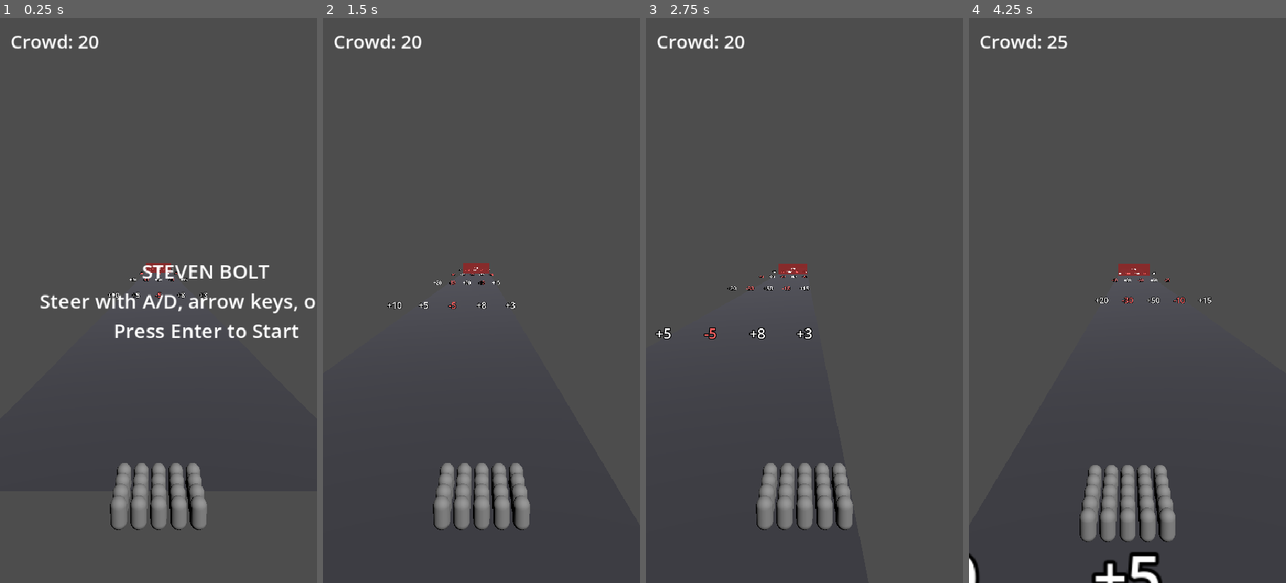
Above: before the commit, frames 1-4 (left to right).
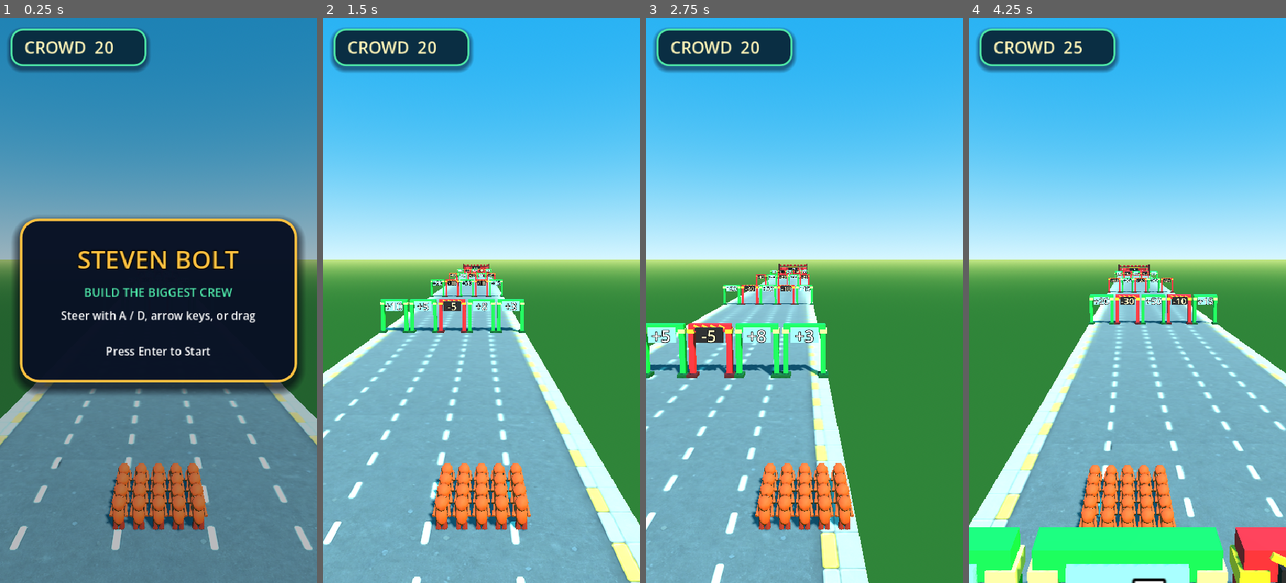
Above: after the commit, the same moments.

Repository: hobsojam/steven-bolt
Game: Godot game, scene res://scenes/main.tscn
Two runs of this game, one before a commit and one after it. Both use one fixed random seed, a clock stepped at 60 frames per second and the inputs below.
Inputs (mouse positions are in pixels of both pictures, inside the frame that each line leads up to):
- Up to frame 1 (0.25 s): no input
- Up to frame 2 (1.5 s): tap Enter (ui_accept) at 0.5, 0.77 s; move the mouse to (551, 272) at 0.52 s; hold Right (lane_right) 0.53-1.25 s; click (551, 272) at 0.67 s; drag from (418, 328) to (465, 413) at 1.27 s
- Up to frame 3 (2.75 s): move the mouse to (836, 176) at 2.02 s; hold Right (lane_right) from 2.03 s (still down); click (836, 176) at 2.17 s
- Up to frame 4 (4.25 s): release Right (lane_right) at 2.75 s; drag from (1111, 413) to (1032, 215) at 2.77 s; move the mouse to (1222, 385) at 3.52 s; hold Left (lane_left) from 3.53 s (still down); click (1222, 385) at 3.67 s; tap Enter (ui_accept) at 3.77 s

The runs differ from the first frame. In frame 1, 99% of the frame differs, in the area x 0-100%, y 0-100%; in frame 2, 100%; in frame 3, 100%; in frame 4, 100%.

Commit message:
Integrate real art assets, generated and wired in by Codex per ART_SPEC.md
Replaces the placeholder primitive geometry with the assets Codex
produced from ART_SPEC.md's brief:

- tools/generate_art_assets.gd procedurally builds each model (crowd
  unit, positive/negative gate, toll wall) from Godot primitives via
  SurfaceTool and exports real glTF .glb files through the built-in
  GLTFDocument API - no external DCC tool or addon involved, matching
  this project's "no addons" convention while still delivering actual
  model files. Bounding boxes land on spec: crowd unit ~1m tall with
  feet at local y=0 (scaling around that origin keeps it grounded at
  every crowd_unit_scale() level, so crowd_visual.gd no longer needs
  the manual y-offset grounding hack), toll wall exactly
  CROWD_MAX_WIDTH + 2.0 wide, gates sized to fit one lane. The
  material helper also fixes a real correctness issue: StandardMaterial3D
  albedo is linear-space, so authored sRGB hex colors go through
  srgb_to_linear() before assignment.
- assets/textures/road_texture.png: a tileable road surface (curbs,
  dashed lane markers) applied to the track's material with
  uv1_scale = (1, 22.5, 1) - 180m track length / 8m width, so tiles
  stay roughly square.
- A WorldEnvironment with a ProceduralSkyMaterial (the zero-asset sky
  option from ART_SPEC.md) replaces the previous empty clear-color
  background.
- assets/themes/game_theme.tres (a Theme resource built on bundled
  SystemFont fallbacks, no font file dependency) plus a reworked HUD:
  panel backgrounds, a dim screen tint behind the start/end overlays,
  and outlined gate/toll-wall number labels for contrast against their
  new backgrounds.

My own cleanup on top: dropped RunRules.CROWD_UNIT_HALF_HEIGHT and the
now-unused RunRules import in toll_wall.gd, both dead now that grounding
is handled by the model's own origin. Verified end to end: reimport,
gdlint, per-script syntax check, tests/run_tests.gd (all 21 passing
unchanged - none of this touched the pure math), and a full headless
smoke run through the level with no errors.

Note: I can't visually render here, so this still needs an in-editor
look to confirm framing/readability/color read as intended.

Diff:
--- /dev/null
+++ b/assets/themes/game_theme.tres
@@ -0,0 +1,15 @@
+[gd_resource type="Theme" load_steps=2 format=3]
+
+[sub_resource type="SystemFont" id="SystemFont_ui"]
+font_names = PackedStringArray("Arial Rounded MT Bold", "Trebuchet MS", "Arial", "sans-serif")
+font_weight = 700
+
+[resource]
+default_font = SubResource("SystemFont_ui")
+default_font_size = 20
+Label/colors/font_color = Color(1, 0.984314, 0.909804, 1)
+Label/colors/font_outline_color = Color(0.0470588, 0.0705882, 0.145098, 0.95)
+Label/colors/font_shadow_color = Color(0.0196078, 0.027451, 0.0705882, 0.72)
+Label/constants/outline_size = 3
+Label/constants/shadow_offset_x = 2
+Label/constants/shadow_offset_y = 3
--- a/scenes/main.tscn
+++ b/scenes/main.tscn
@@ -1,34 +1,83 @@
-[gd_scene load_steps=10 format=3 uid="uid://c0n0scaffold01"]
+[gd_scene load_steps=16 format=3 uid="uid://c0n0scaffold01"]
 
 [ext_resource type="Script" path="res://scripts/run_controller.gd" id="1_run"]
 [ext_resource type="Script" path="res://scripts/crowd_controller.gd" id="2_crowd"]
 [ext_resource type="Script" path="res://scripts/chase_camera.gd" id="3_cam"]
 [ext_resource type="Script" path="res://scripts/game_hud.gd" id="4_hud"]
 [ext_resource type="Script" path="res://scripts/crowd_visual.gd" id="5_visual"]
+[ext_resource type="Texture2D" path="res://assets/textures/road_texture.png" id="6_road"]
+[ext_resource type="Theme" path="res://assets/themes/game_theme.tres" id="7_theme"]
 
 [sub_resource type="PlaneMesh" id="PlaneMesh_track"]
 size = Vector2(8, 180)
 
 [sub_resource type="StandardMaterial3D" id="StandardMaterial3D_track"]
-albedo_color = Color(0.25, 0.25, 0.28, 1)
-
-[sub_resource type="CapsuleMesh" id="CapsuleMesh_unit"]
-radius = 0.25
-height = 1.0
-
-[sub_resource type="StandardMaterial3D" id="StandardMaterial3D_crowd"]
-albedo_color = Color(0.95, 0.55, 0.15, 1)
+albedo_texture = ExtResource("6_road")
+roughness = 0.92
+uv1_scale = Vector3(1, 22.5, 1)
 
 [sub_resource type="MultiMesh" id="MultiMesh_crowd"]
 transform_format = 1
 instance_count = 0
-mesh = SubResource("CapsuleMesh_unit")
+
+[sub_resource type="ProceduralSkyMaterial" id="ProceduralSkyMaterial_sunny"]
+sky_top_color = Color(0.105882, 0.537255, 0.898039, 1)
+sky_horizon_color = Color(0.721569, 0.92549, 1, 1)
+ground_bottom_color = Color(0.160784, 0.403922, 0.188235, 1)
+ground_horizon_color = Color(0.639216, 0.823529, 0.411765, 1)
+sun_angle_max = 22.0
+sun_curve = 0.08
+
+[sub_resource type="Sky" id="Sky_sunny"]
+sky_material = SubResource("ProceduralSkyMaterial_sunny")
+
+[sub_resource type="Environment" id="Environment_sunny"]
+background_mode = 2
+sky = SubResource("Sky_sunny")
+ambient_light_source = 3
+ambient_light_color = Color(0.815686, 0.913725, 1, 1)
+ambient_light_energy = 0.48
+reflected_light_source = 2
+tonemap_mode = 2
+
+[sub_resource type="StyleBoxFlat" id="StyleBoxFlat_count"]
+bg_color = Color(0.0352941, 0.168627, 0.243137, 0.94)
+border_width_left = 3
+border_width_top = 3
+border_width_right = 3
+border_width_bottom = 3
+border_color = Color(0.301961, 0.898039, 0.65098, 1)
+corner_radius_top_left = 18
+corner_radius_top_right = 18
+corner_radius_bottom_right = 18
+corner_radius_bottom_left = 18
+shadow_color = Color(0.0196078, 0.0352941, 0.101961, 0.48)
+shadow_size = 7
+shadow_offset = Vector2(0, 4)
+
+[sub_resource type="StyleBoxFlat" id="StyleBoxFlat_overlay"]
+bg_color = Color(0.0352941, 0.0705882, 0.145098, 0.95)
+border_width_left = 4
+border_width_top = 4
+border_width_right = 4
+border_width_bottom = 4
+border_color = Color(1, 0.756863, 0.25098, 1)
+corner_radius_top_left = 28
+corner_radius_top_right = 28
+corner_radius_bottom_right = 28
+corner_radius_bottom_left = 28
+shadow_color = Color(0.0117647, 0.0196078, 0.054902, 0.64)
+shadow_size = 14
+shadow_offset = Vector2(0, 8)
 
 [node name="Main" type="Node3D"]
 script = ExtResource("1_run")
 
+[node name="WorldEnvironment" type="WorldEnvironment" parent="."]
+environment = SubResource("Environment_sunny")
+
 [node name="Track" type="MeshInstance3D" parent="."]
-position = Vector3(0, 0, -90)
+position = Vector3(0, 0, -87)
 mesh = SubResource("PlaneMesh_track")
 surface_material_override/0 = SubResource("StandardMaterial3D_track")
 
@@ -40,7 +89,6 @@
 
 [node name="MultiMeshInstance3D" type="MultiMeshInstance3D" parent="CrowdController/CrowdVisual"]
 multimesh = SubResource("MultiMesh_crowd")
-surface_material_override/0 = SubResource("StandardMaterial3D_crowd")
 
 [node name="ChaseCamera" type="Camera3D" parent="."]
 position = Vector3(0, 4, 6)
@@ -48,47 +96,119 @@
 script = ExtResource("3_cam")
 
 [node name="SunLight" type="DirectionalLight3D" parent="."]
-rotation_degrees = Vector3(-45, 30, 0)
+rotation_degrees = Vector3(-48, 28, 0)
+light_color = Color(1, 0.972549, 0.917647, 1)
+light_energy = 0.86
+shadow_enabled = true
 
 [node name="Hud" type="CanvasLayer" parent="."]
+theme = ExtResource("7_theme")
 script = ExtResource("4_hud")
 
-[node name="CrowdCountLabel" type="Label" parent="Hud"]
+[node name="ScreenTint" type="ColorRect" parent="Hud"]
+anchors_preset = 15
+anchor_right = 1.0
+anchor_bottom = 1.0
+grow_horizontal = 2
+grow_vertical = 2
+mouse_filter = 2
+color = Color(0.0156863, 0.027451, 0.0745098, 0.28)
+
+[node name="CrowdCountPanel" type="PanelContainer" parent="Hud"]
 offset_left = 16.0
 offset_top = 16.0
-offset_right = 240.0
-offset_bottom = 56.0
-theme_override_font_sizes/font_size = 28
-text = "Crowd: 0"
-
-[node name="EndRunLabel" type="Label" parent="Hud"]
+offset_right = 222.0
+offset_bottom = 70.0
+theme_override_styles/panel = SubResource("StyleBoxFlat_count")
+
+[node name="Margin" type="MarginContainer" parent="Hud/CrowdCountPanel"]
+layout_mode = 2
+theme_override_constants/margin_left = 18
+theme_override_constants/margin_top = 8
+theme_override_constants/margin_right = 18
+theme_override_constants/margin_bottom = 8
+
+[node name="CrowdCountLabel" type="Label" parent="Hud/CrowdCountPanel/Margin"]
+layout_mode = 2
+theme_override_colors/font_color = Color(1, 0.956863, 0.721569, 1)
+theme_override_font_sizes/font_size = 25
+text = "CROWD  20"
+vertical_alignment = 1
+
+[node name="StartPanel" type="PanelContainer" parent="Hud"]
+anchors_preset = 8
 anchor_left = 0.5
 anchor_top = 0.5
 anchor_right = 0.5
 anchor_bottom = 0.5
-offset_left = -160.0
-offset_top = -50.0
-offset_right = 160.0
-offset_bottom = 50.0
-theme_override_font_sizes/font_size = 32
-horizontal_alignment = 1
-vertical_alignment = 1
-text = "GAME OVER
-Press Enter to Restart"
+offset_left = -210.0
+offset_top = -124.0
+offset_right = 210.0
+offset_bottom = 124.0
+grow_horizontal = 2
+grow_vertical = 2
+theme_override_styles/panel = SubResource("StyleBoxFlat_overlay")
+
+[node name="Margin" type="MarginContainer" parent="Hud/StartPanel"]
+layout_mode = 2
+theme_override_constants/margin_left = 24
+theme_override_constants/margin_top = 22
+theme_override_constants/margin_right = 24
+theme_override_constants/margin_bottom = 22
+
+[node name="Content" type="VBoxContainer" parent="Hud/StartPanel/Margin"]
+layout_mode = 2
+theme_override_constants/separation = 10
+alignment = 1
+
+[node name="TitleLabel" type="Label" parent="Hud/StartPanel/Margin/Content"]
+layout_mode = 2
+theme_override_colors/font_color = Color(1, 0.756863, 0.25098, 1)
+theme_override_constants/outline_size = 6
+theme_override_font_sizes/font_size = 38
+text = "STEVEN BOLT"
+horizontal_alignment = 1
+
+[node name="TaglineLabel" type="Label" parent="Hud/StartPanel/Margin/Content"]
+layout_mode = 2
+theme_override_colors/font_color = Color(0.301961, 0.898039, 0.65098, 1)
+theme_override_font_sizes/font_size = 18
+text = "BUILD THE BIGGEST CREW"
+horizontal_alignment = 1
+
+[node name="InstructionLabel" type="Label" parent="Hud/StartPanel/Margin/Content"]
+layout_mode = 2
+theme_override_font_sizes/font_size = 17
+text = "Steer with A / D, arrow keys, or drag\n\nPress Enter to Start"
+horizontal_alignment = 1
+
+[node name="EndRunPanel" type="PanelContainer" parent="Hud"]
 visible = false
-
-[node name="StartLabel" type="Label" parent="Hud"]
+anchors_preset = 8
 anchor_left = 0.5
 anchor_top = 0.5
 anchor_right = 0.5
 anchor_bottom = 0.5
-offset_left = -180.0
-offset_top = -70.0
-offset_right = 180.0
-offset_bottom = 70.0
+offset_left = -205.0
+offset_top = -118.0
+offset_right = 205.0
+offset_bottom = 118.0
+grow_horizontal = 2
+grow_vertical = 2
+theme_override_styles/panel = SubResource("StyleBoxFlat_overlay")
+
+[node name="Margin" type="MarginContainer" parent="Hud/EndRunPanel"]
+layout_mode = 2
+theme_override_constants/margin_left = 24
+theme_override_constants/margin_top = 22
+theme_override_constants/margin_right = 24
+theme_override_constants/margin_bottom = 22
+
+[node name="EndRunLabel" type="Label" parent="Hud/EndRunPanel/Margin"]
+layout_mode = 2
+theme_override_colors/font_color = Color(1, 0.756863, 0.25098, 1)
+theme_override_constants/outline_size = 6
 theme_override_font_sizes/font_size = 30
+text = "GAME OVER\n\nPress Enter to Restart"
 horizontal_alignment = 1
 vertical_alignment = 1
-text = "STEVEN BOLT
-Steer with A/D, arrow keys, or drag
-Press Enter to Start"
--- a/scripts/crowd_visual.gd
+++ b/scripts/crowd_visual.gd
@@ -1,11 +1,22 @@
 extends Node3D
 
 const RunRules := preload("res://scripts/run_rules.gd")
+const CrowdUnitModel := preload("res://assets/models/crowd_unit.glb")
 
 var _last_crowd_count: int = -1
 
 @onready var _crowd = get_parent()
 @onready var _multimesh_instance: MultiMeshInstance3D = $MultiMeshInstance3D
+
+
+func _ready() -> void:
+	var model_root := CrowdUnitModel.instantiate()
+	var model_mesh := _find_mesh_instance(model_root)
+	if model_mesh == null:
+		push_error("crowd_unit.glb does not contain a MeshInstance3D")
+	else:
+		_multimesh_instance.multimesh.mesh = model_mesh.mesh
+	model_root.free()
 
 
 func _process(_delta: float) -> void:
@@ -20,10 +31,18 @@
 	var positions: Array[Vector3] = RunRules.crowd_layout(count)
 	var scale: float = RunRules.crowd_unit_scale(count)
 	var basis := Basis().scaled(Vector3.ONE * scale)
-	var y_offset: float = RunRules.CROWD_UNIT_HALF_HEIGHT * scale
 	var mesh: MultiMesh = _multimesh_instance.multimesh
 	mesh.instance_count = positions.size()
 	for i in positions.size():
 		var pos: Vector3 = positions[i]
-		pos.y = y_offset
 		mesh.set_instance_transform(i, Transform3D(basis, pos))
+
+
+func _find_mesh_instance(node: Node) -> MeshInstance3D:
+	if node is MeshInstance3D:
+		return node as MeshInstance3D
+	for child in node.get_children():
+		var result := _find_mesh_instance(child)
+		if result != null:
+			return result
+	return null
--- a/scripts/game_hud.gd
+++ b/scripts/game_hud.gd
@@ -2,19 +2,24 @@
 
 @onready var _crowd = get_node("../CrowdController")
 @onready var _run = get_node("..")
-@onready var _crowd_label: Label = $CrowdCountLabel
-@onready var _end_run_label: Label = $EndRunLabel
-@onready var _start_label: Label = $StartLabel
+@onready var _crowd_label: Label = $CrowdCountPanel/Margin/CrowdCountLabel
+@onready var _end_run_panel: PanelContainer = $EndRunPanel
+@onready var _end_run_label: Label = $EndRunPanel/Margin/EndRunLabel
+@onready var _start_panel: PanelContainer = $StartPanel
+@onready var _screen_tint: ColorRect = $ScreenTint
 
 
 func _process(_delta: float) -> void:
-	_crowd_label.text = "Crowd: %d" % _crowd.crowd_count
-	_start_label.visible = _run.is_start()
+	_crowd_label.text = "CROWD  %d" % _crowd.crowd_count
+	_start_panel.visible = _run.is_start()
 	if _run.is_game_over():
-		_end_run_label.text = "GAME OVER\nPress Enter to Restart"
-		_end_run_label.visible = true
+		_end_run_label.text = "GAME OVER\n\nPress Enter to Restart"
+		_end_run_panel.visible = true
 	elif _run.is_finished():
-		_end_run_label.text = "LEVEL COMPLETE\nCrowd: %d\nPress Enter to Restart" % _crowd.crowd_count
-		_end_run_label.visible = true
+		_end_run_label.text = (
+			"LEVEL COMPLETE!\n\nCROWD  %d\nPress Enter to Restart" % _crowd.crowd_count
+		)
+		_end_run_panel.visible = true
 	else:
-		_end_run_label.visible = false
+		_end_run_panel.visible = false
+	_screen_tint.visible = _start_panel.visible or _end_run_panel.visible
--- a/scripts/gate_row.gd
+++ b/scripts/gate_row.gd
@@ -1,22 +1,35 @@
 extends Node3D
 
 const RunRules := preload("res://scripts/run_rules.gd")
+const PositiveGateModel := preload("res://assets/models/gate_positive.glb")
+const NegativeGateModel := preload("res://assets/models/gate_negative.glb")
 
 
 func setup(entry: Dictionary) -> void:
-	position = Vector3(0.0, 1.5, -entry["distance"])
+	position = Vector3(0.0, 0.0, -entry["distance"])
 	var lanes: Array = entry["lanes"]
 	for lane_index in lanes.size():
 		var lane_data: Dictionary = lanes[lane_index]
+		add_child(_build_gate(lane_index, lane_data))
 		add_child(_build_label(lane_index, lane_data))
+
+
+func _build_gate(lane_index: int, lane_data: Dictionary) -> Node3D:
+	var packed_model: PackedScene = (
+		PositiveGateModel if lane_data["op"] == "+" else NegativeGateModel
+	)
+	var gate := packed_model.instantiate() as Node3D
+	gate.position.x = RunRules.lane_x(lane_index)
+	return gate
 
 
 func _build_label(lane_index: int, lane_data: Dictionary) -> Label3D:
 	var label := Label3D.new()
 	label.text = "%s%d" % [lane_data["op"], lane_data["value"]]
-	label.position = Vector3(RunRules.lane_x(lane_index), 0.0, 0.0)
-	label.font_size = 48
+	label.position = Vector3(RunRules.lane_x(lane_index), 1.47, 0.22)
+	label.font_size = 56
 	label.pixel_size = 0.01
 	label.billboard = BaseMaterial3D.BILLBOARD_ENABLED
-	label.modulate = Color.WHITE if lane_data["op"] == "+" else Color(1.0, 0.4, 0.4)
+	label.outline_size = 8
+	label.modulate = Color.WHITE if lane_data["op"] == "+" else Color("fff0a5")
 	return label
--- a/scripts/run_rules.gd
+++ b/scripts/run_rules.gd
@@ -10,7 +10,6 @@
 const START_CROWD_COUNT := 20
 const MAX_RENDERED_UNITS := 150
 const CROWD_UNIT_SPACING := 0.6
-const CROWD_UNIT_HALF_HEIGHT := 0.5
 const CROWD_MAX_WIDTH := 6.0
 const CROWD_MAX_DEPTH := 3.0
 const CROWD_SCALE_PER_DOUBLING := 0.85
--- a/scripts/toll_wall.gd
+++ b/scripts/toll_wall.gd
@@ -1,33 +1,21 @@
 extends Node3D
 
-const RunRules := preload("res://scripts/run_rules.gd")
+const TollWallModel := preload("res://assets/models/toll_wall.glb")
 
 
 func setup(entry: Dictionary) -> void:
 	position = Vector3(0.0, 0.0, -entry["distance"])
-	add_child(_build_wall())
+	add_child(TollWallModel.instantiate())
 	add_child(_build_label(entry["threshold"]))
-
-
-func _build_wall() -> MeshInstance3D:
-	var wall := MeshInstance3D.new()
-	var box := BoxMesh.new()
-	box.size = Vector3(RunRules.CROWD_MAX_WIDTH + 2.0, 3.0, 0.2)
-	wall.mesh = box
-	var material := StandardMaterial3D.new()
-	material.albedo_color = Color(0.7, 0.15, 0.15, 0.85)
-	material.transparency = BaseMaterial3D.TRANSPARENCY_ALPHA
-	wall.material_override = material
-	wall.position = Vector3(0.0, 1.5, 0.0)
-	return wall
 
 
 func _build_label(threshold: int) -> Label3D:
 	var label := Label3D.new()
 	label.text = str(threshold)
-	label.position = Vector3(0.0, 1.5, 0.1)
-	label.font_size = 64
+	label.position = Vector3(0.0, 1.52, 0.34)
+	label.font_size = 72
 	label.pixel_size = 0.01
 	label.billboard = BaseMaterial3D.BILLBOARD_ENABLED
+	label.outline_size = 10
 	label.modulate = Color.WHITE
 	return label
--- /dev/null
+++ b/tools/generate_art_assets.gd
@@ -0,0 +1,217 @@
+extends SceneTree
+
+const MODEL_DIR := "res://assets/models"
+
+
+func _initialize() -> void:
+	var errors: Array[String] = []
+	_export_model("crowd_unit", _build_crowd_unit(), errors)
+	_export_model("gate_positive", _build_gate(true), errors)
+	_export_model("gate_negative", _build_gate(false), errors)
+	_export_model("toll_wall", _build_toll_wall(), errors)
+	if errors.is_empty():
+		print("Generated all low-poly art assets")
+		quit(0)
+	else:
+		for message in errors:
+			push_error(message)
+		quit(1)
+
+
+func _export_model(file_name: String, model: MeshInstance3D, errors: Array[String]) -> void:
+	var root := Node3D.new()
+	root.name = file_name.to_pascal_case()
+	root.add_child(model)
+	model.owner = root
+	var document := GLTFDocument.new()
+	var state := GLTFState.new()
+	var append_error := document.append_from_scene(root, state)
+	if append_error != OK:
+		errors.append("Could not prepare %s: error %d" % [file_name, append_error])
+		root.free()
+		return
+	var output_path := "%s/%s.glb" % [MODEL_DIR, file_name]
+	var write_error := document.write_to_filesystem(state, output_path)
+	if write_error != OK:
+		errors.append("Could not write %s: error %d" % [output_path, write_error])
+	else:
+		print("Generated %s" % output_path)
+	root.free()
+
+
+func _build_crowd_unit() -> MeshInstance3D:
+	var mesh := ArrayMesh.new()
+	var orange := _material("Toy orange", Color("f28c26"), 0.82)
+	var orange_dark := _material("Toy orange shadow", Color("c95f18"), 0.88)
+	var cream := _material("Face glow", Color("ffe5ad"), 0.72)
+
+	var body := SphereMesh.new()
+	body.radius = 0.19
+	body.height = 0.58
+	body.radial_segments = 8
+	body.rings = 5
+	_append(mesh, body, Transform3D(Basis.IDENTITY, Vector3(0.0, 0.42, 0.0)), orange)
+
+	var head := SphereMesh.new()
+	head.radius = 0.21
+	head.height = 0.42
+	head.radial_segments = 8
+	head.rings = 4
+	_append(mesh, head, Transform3D(Basis.IDENTITY, Vector3(0.0, 0.79, -0.015)), orange)
+
+	for side in [-1.0, 1.0]:
+		var leg := CylinderMesh.new()
+		leg.top_radius = 0.07
+		leg.bottom_radius = 0.08
+		leg.height = 0.28
+		leg.radial_segments = 8
+		_append(
+			mesh,
+			leg,
+			Transform3D(Basis.IDENTITY, Vector3(0.095 * side, 0.14, 0.0)),
+			orange_dark
+		)
+
+		var foot := BoxMesh.new()
+		foot.size = Vector3(0.15, 0.09, 0.20)
+		_append(
+			mesh,
+			foot,
+			Transform3D(Basis.IDENTITY, Vector3(0.095 * side, 0.045, -0.045)),
+			orange_dark
+		)
+
+		var arm := CylinderMesh.new()
+		arm.top_radius = 0.055
+		arm.bottom_radius = 0.065
+		arm.height = 0.34
+		arm.radial_segments = 6
+		var arm_basis := Basis.from_euler(Vector3(deg_to_rad(-58.0), 0.0, deg_to_rad(8.0 * side)))
+		_append(
+			mesh,
+			arm,
+			Transform3D(arm_basis, Vector3(0.205 * side, 0.50, -0.11)),
+			orange
+		)
+
+	var face := BoxMesh.new()
+	face.size = Vector3(0.20, 0.12, 0.035)
+	_append(mesh, face, Transform3D(Basis.IDENTITY, Vector3(0.0, 0.80, -0.218)), cream)
+
+	var instance := MeshInstance3D.new()
+	instance.name = "CrowdUnit"
+	instance.mesh = mesh
+	return instance
+
+
+func _build_gate(is_positive: bool) -> MeshInstance3D:
+	var mesh := ArrayMesh.new()
+	var main_color := Color("42d67b") if is_positive else Color("eb4d5c")
+	var dark_color := Color("158f55") if is_positive else Color("9f2637")
+	var panel_color := Color("bff5d1") if is_positive else Color("681d2b")
+	var accent_color := Color("fff0a5") if is_positive else Color("ffd34e")
+	var main := _material("Positive green" if is_positive else "Danger red", main_color, 0.78)
+	var dark := _material("Gate shadow", dark_color, 0.86)
+	var panel := _material("Number panel", panel_color, 0.82)
+	var accent := _material("Gate accent", accent_color, 0.72)
+
+	for side in [-1.0, 1.0]:
+		_add_box(mesh, Vector3(0.18, 1.55, 0.22), Vector3(0.64 * side, 0.775, 0.0), main)
+		_add_box(mesh, Vector3(0.34, 0.12, 0.42), Vector3(0.64 * side, 0.06, 0.0), dark)
+		_add_box(mesh, Vector3(0.23, 0.15, 0.27), Vector3(0.64 * side, 1.59, 0.0), accent)
+	_add_box(mesh, Vector3(1.44, 0.26, 0.24), Vector3(0.0, 1.70, 0.0), main)
+	_add_box(mesh, Vector3(0.92, 0.50, 0.10), Vector3(0.0, 1.47, 0.13), panel)
+
+	if not is_positive:
+		for stripe_index in 4:
+			var stripe := BoxMesh.new()
+			stripe.size = Vector3(0.22, 0.055, 0.025)
+			var stripe_basis := Basis.from_euler(Vector3(0.0, 0.0, deg_to_rad(-25.0)))
+			var stripe_x := -0.42 + stripe_index * 0.28
+			_append(
+				mesh,
+				stripe,
+				Transform3D(stripe_basis, Vector3(stripe_x, 1.75, 0.135)),
+				accent
+			)
+
+	var instance := MeshInstance3D.new()
+	instance.name = "PositiveGate" if is_positive else "NegativeGate"
+	instance.mesh = mesh
+	return instance
+
+
+func _build_toll_wall() -> MeshInstance3D:
+	var mesh := ArrayMesh.new()
+	var red := _material("Barrier red", Color("c93643"), 0.86)
+	var red_dark := _material("Barrier shadow", Color("7f1d2d"), 0.92)
+	var red_light := _material("Barrier highlight", Color("ef6570"), 0.78)
+	var yellow := _material("Warning yellow", Color("ffd34e"), 0.76)
+	var panel := _material("Threshold panel", Color("541927"), 0.90)
+
+	_add_box(mesh, Vector3(0.34, 2.90, 0.46), Vector3(-3.82, 1.45, 0.0), red_dark)
+	_add_box(mesh, Vector3(0.34, 2.90, 0.46), Vector3(3.82, 1.45, 0.0), red_dark)
+
+	for row in 3:
+		for column in 8:
+			var block_x := -3.40 + column * 0.97 + (0.24 if row % 2 == 1 else 0.0)
+			if block_x > 3.45:
+				continue
+			var block_color := red_light if (row + column) % 3 == 0 else red
+			_add_box(
+				mesh,
+				Vector3(0.91, 0.58, 0.38),
+				Vector3(block_x, 0.34 + row * 0.60, 0.0),
+				block_color
+			)
+
+	_add_box(mesh, Vector3(7.20, 0.22, 0.48), Vector3(0.0, 2.12, 0.0), red_dark)
+	for tooth in 8:
+		_add_box(
+			mesh,
+			Vector3(0.56, 0.50, 0.42),
+			Vector3(-3.40 + tooth * 0.97, 2.45, 0.0),
+			red
+		)
+
+	_add_box(mesh, Vector3(2.35, 0.88, 0.12), Vector3(0.0, 1.52, 0.26), panel)
+	_add_box(mesh, Vector3(2.62, 0.12, 0.16), Vector3(0.0, 1.98, 0.29), yellow)
+	_add_box(mesh, Vector3(2.62, 0.12, 0.16), Vector3(0.0, 1.06, 0.29), yellow)
+
+	var instance := MeshInstance3D.new()
+	instance.name = "TollWall"
+	instance.mesh = mesh
+	return instance
+
+
+func _add_box(
+	target: ArrayMesh,
+	size: Vector3,
+	position: Vector3,
+	material: StandardMaterial3D
+) -> void:
+	var box := BoxMesh.new()
+	box.size = size
+	_append(target, box, Transform3D(Basis.IDENTITY, position), material)
+
+
+func _append(
+	target: ArrayMesh,
+	source: PrimitiveMesh,
+	transform: Transform3D,
+	material: StandardMaterial3D
+) -> void:
+	var surface := SurfaceTool.new()
+	surface.set_material(material)
+	surface.append_from(source, 0, transform)
+	surface.commit(target)
+
+
+func _material(label: String, color: Color, roughness: float) -> StandardMaterial3D:
+	var material := StandardMaterial3D.new()
+	material.resource_name = label
+	# StandardMaterial3D stores albedo in linear space; authored palette values
+	# are conventional sRGB hex colors.
+	material.albedo_color = color.srgb_to_linear()
+	material.roughness = roughness
+	return material
Binary file added: assets/models/crowd_unit.glb
Not shown, added: assets/models/crowd_unit.glb.import
Binary file added: assets/models/gate_negative.glb
Not shown, added: assets/models/gate_negative.glb.import
Binary file added: assets/models/gate_positive.glb
Not shown, added: assets/models/gate_positive.glb.import
Binary file added: assets/models/toll_wall.glb
Not shown, added: assets/models/toll_wall.glb.import
Binary file added: assets/textures/road_texture.png
Not shown, added: assets/textures/road_texture.png.import
Not shown, added: tools/generate_art_assets.gd.uid
